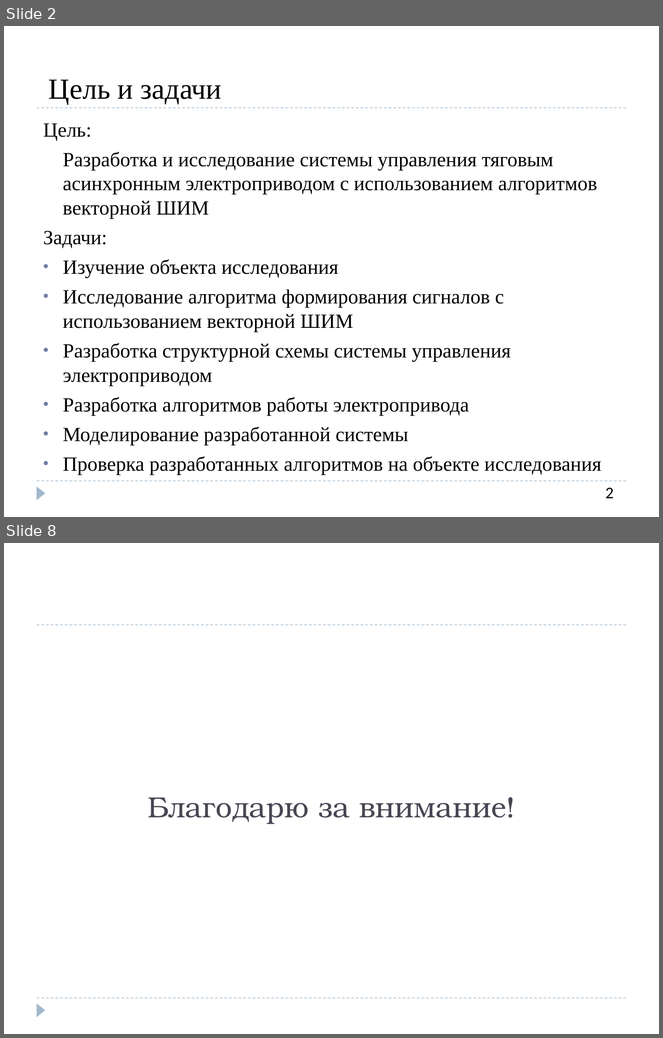
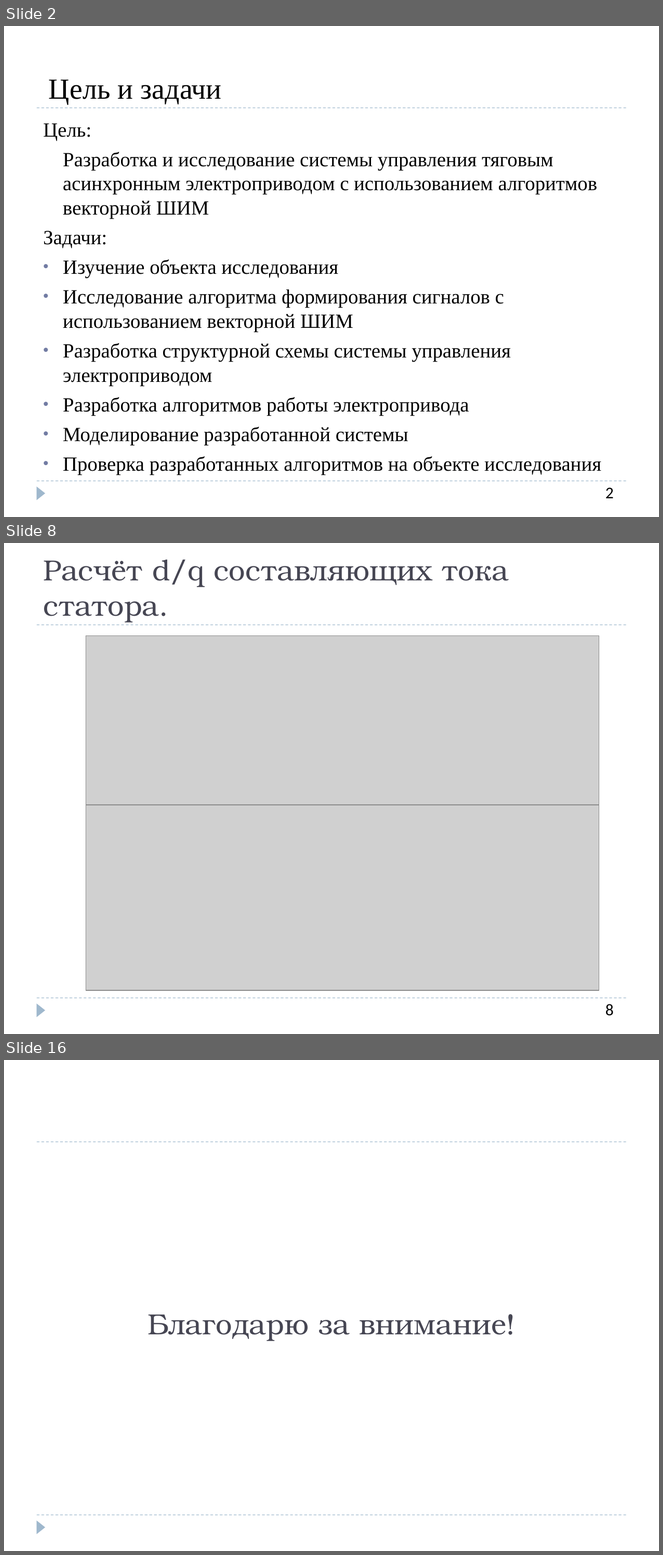
Before and after one commit to SozonovAA/dissertation, a slide deck: Конечный вариант/СозоновА.А._5404_Презентация к диплому.pptx. Shown one above the other, each under a label of ours: slides 2 and 8 before the commit, slides 2, 8 and 16 after it; the slides between them are not shown. The pictures are 663x1038 and 663x1555 pixels, drawn with LibreOffice and Linux fonts; fonts in the diff are those of the drawing; grey boxes stand for pictures. Boxes give left, top, right and bottom in pixels: in the first picture for what was removed or moved away, otherwise in the second. Text is boxed around its words. In the diff, an @@ line names an element or a change of style, - is before the commit and + after.

```diff
--- a/Конечный вариант/СозоновА.А._5404_Презентация к диплому.pptx
+++ b/Конечный вариант/СозоновА.А._5404_Презентация к диплому.pptx
@@ slide 8 added at [4,543,659,1034], background #FFFFFF; not listed: 3 template elements that a slide beside it also shows @@
@@ title added at [43,560,509,623], 32 pt, text #464653 @@
+Расчёт d/q составляющих тока статора.
@@ picture added at [86,636,599,811] @@
@@ picture added at [86,805,599,991] @@
@@ text added at [606,1004,614,1016], 18 pt, text #000000 @@
+8
@@ what was slide 8 is now slide 16 @@
```
Also in this commit, not shown: 5 slides changed, 7 other slides added, 1 other file.
